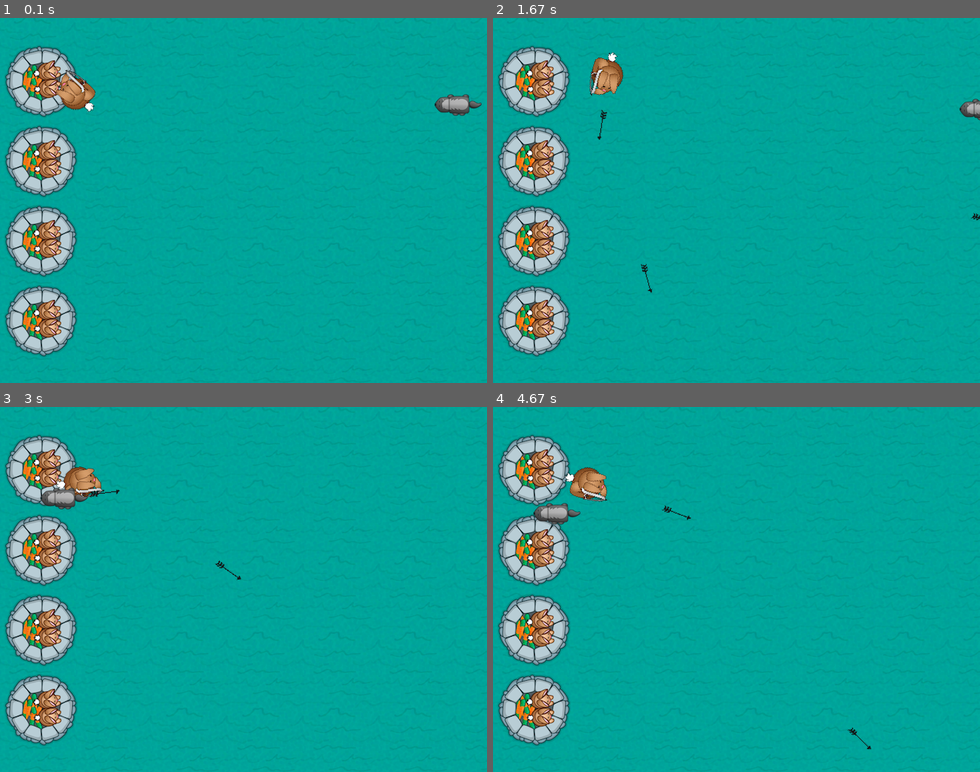
Above: before the commit, frames 1-4 (two rows, left to right).
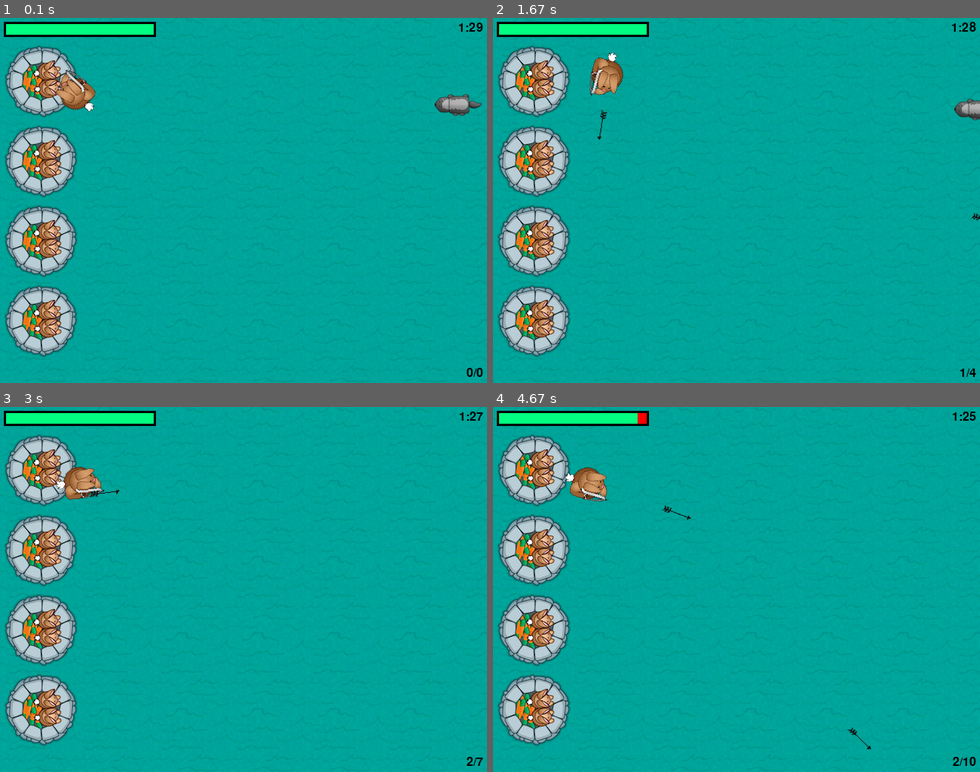
Above: after the commit, the same moments.

Repository: TAE-WOO/pyGame
Game: pygame game, started from bunny game/test.py
Same seed, same stepped clock (60 frames per second), same inputs: the game is played once before the commit and once after it.
Inputs (mouse positions are in pixels of both pictures, inside the frame that each line leads up to):
- Up to frame 1 (0.1 s): no input
- Up to frame 2 (1.67 s): click (736, 200) at 0.38 s; hold D 0.67-1.13 s; click (892, 189) at 0.75 s; hold W 1.17-1.47 s; click (619, 204) at 1.25 s; hold D from 1.5 s (still down); click (585, 145) at 1.58 s
- Up to frame 3 (3 s): release D at 1.97 s; hold A 2-2.53 s; click (316, 461) at 2.08 s; hold S 2.57-2.87 s; click (301, 622) at 2.65 s; hold A from 2.9 s (still down); click (253, 465) at 2.98 s
- Up to frame 4 (4.67 s): release A at 3.3 s; hold W 3.33-3.7 s; click (561, 578) at 3.42 s; hold D 3.73-4.37 s; click (741, 629) at 3.82 s; hold S from 4.4 s (still down); click (721, 527) at 4.48 s

The runs differ from the first frame. In frame 1, 1.4% of the frame differs, in the area x 0-100%, y 1-99%; in frame 2, 1.6%; in frame 3, 1.8%; in frame 4, 1.8%.

Commit message:
add ignore file config

Diff:
--- /dev/null
+++ b/bunny game/setup.py
@@ -0,0 +1,25 @@
+"""
+This is a setup.py script generated by py2applet
+
+Usage:
+    python setup.py py2app
+"""
+
+from setuptools import setup
+
+APP = ['test.py']
+DATA_FILES = ["resources"]
+OPTIONS = {
+        'argv_emulation': True,
+        "packages" : ["pygame"]
+        }
+
+setup(
+    name="test_py2xxx",
+    description="py2app test application",
+    version="0.0.1",
+    app=APP,
+    data_files=DATA_FILES,
+    options={'py2app': OPTIONS},
+    setup_requires=['py2app'],
+)
--- a/bunny game/test.py
+++ b/bunny game/test.py
@@ -1,27 +1,47 @@
 # -*- coding:utf-8 -*-
-import pygame
-import math
-import random
+import pygame, math, random, sys
+# import math
+# import random
 
 pygame.init()
+pygame.mixer.init()
 width, height = 640, 480
 screen = pygame.display.set_mode((width, height))
 player_pos = [100, 100]
 accuracy = [0, 0]       # [적을 맞힌 횟수, 화살 발사 횟수]
 arrows = []     # [화살 각도, 화살 x좌표, 화살 y좌표]
 keys = [False, False, False, False]
-badguys = [[640, 100]]
-badtimer = 100
-badtimer1 = 0
+shoot_speed = 10
+badgers = [[640, 100]]
+badTimer = 100
+badTimer1 = 0
+healthValue = 194
 player = pygame.image.load("resources/images/dude.png")
 grass = pygame.image.load("resources/images/grass.png")
 castle = pygame.image.load("resources/images/castle.png")
 arrow = pygame.image.load("resources/images/bullet.png")
-badguyimg = pygame.image.load("resources/images/badguy.png")
-
-while True:
+badgerImg = pygame.image.load("resources/images/badguy.png")
+healthBar = pygame.image.load("resources/images/healthbar.png")
+health = pygame.image.load("resources/images/health.png")
+gameOver = pygame.image.load("resources/images/gameover.png")
+youWin = pygame.image.load("resources/images/youwin.png")
+
+hit = pygame.mixer.Sound("resources/audio/explode.wav")
+enemy = pygame.mixer.Sound("resources/audio/enemy.wav")
+shoot = pygame.mixer.Sound("resources/audio/shoot.wav")
+hit.set_volume(0.05)
+enemy.set_volume(0.05)
+shoot.set_volume(0.05)
+pygame.mixer.music.load("resources/audio/moonlight.wav")
+pygame.mixer.music.play(-1, 0.0)    # play(loops=0, start=0.0) -> default
+pygame.mixer.music.set_volume(0.25)
+
+running = 1
+exitcode = 0
+
+while running:
+    badTimer -= 1
     screen.fill(0)
-    badtimer -= 1
     for x in range(width//grass.get_width()+1):
         for y in range(height//grass.get_height()+1):
             screen.blit(grass, (x*100, y*100))
@@ -30,16 +50,18 @@
     screen.blit(castle, (0, 240))
     screen.blit(castle, (0, 345))
 
+    # Set player position and rotation
     mouse_pos = pygame.mouse.get_pos()
     angle = math.atan2(-mouse_pos[1]+player_pos[1], mouse_pos[0]-player_pos[0])
     player_rot = pygame.transform.rotate(player, angle*(180/math.pi))
     player_rot_pos = (player_pos[0]-player_rot.get_rect().width/2, player_pos[1]-player_rot.get_rect().height/2)
     screen.blit(player_rot, player_rot_pos)
 
+    # Draw arrow
     index = 0
     for bullet in arrows:
-        velx = math.cos(bullet[0])*10
-        vely = math.sin(bullet[0])*10
+        velx = math.cos(bullet[0]) * shoot_speed    # speed is hypotenuse
+        vely = math.sin(bullet[0]) * shoot_speed
         bullet[1] += velx
         bullet[2] -= vely
 
@@ -47,35 +69,74 @@
             arrows.pop(index)
         index += 1
 
+    # arrow rotation
     for projectile in arrows:
         arrow_rot = pygame.transform.rotate(arrow, projectile[0]*(180/math.pi))
         screen.blit(arrow_rot, (projectile[1], projectile[2]))
 
-    if badtimer == 0:
-        badguys.append([640, random.randint(50, 420)])
-        badtimer = 100 - badtimer1*2
-        if badtimer1 > 35:
-            badtimer1 = 30
+    # create badgers
+    if badTimer == 0:
+        badgers.append([640, random.randint(50, 420)])
+        badTimer = 100 - badTimer1*2
+        if badTimer1 > 35:
+            badTimer1 = 30
         else:
-            badtimer1 += 5
-
+            badTimer1 += 5
+
+    # Attack castle
     index = 0
-    for badguy in badguys:
-        if badguy[0] < -64:
-            badguys.pop(index)
-        badguy[0] -= 7
+    for badger in badgers:
+        badrect = pygame.Rect(badgerImg.get_rect())
+        badrect.left = badger[0]
+        badrect.top = badger[1]
+        if badrect.left < 64:
+            hit.play()
+            healthValue -= random.randint(5, 20)
+            badgers.pop(index)
+        badger[0] -= 7
+
+        # check for collisions
+        index1 = 0
+        for bullet in arrows:
+            bullrect = pygame.Rect(arrow.get_rect())
+            bullrect.left = bullet[1]
+            bullrect.top = bullet[2]
+            if bullrect.colliderect(badrect):       # colliderect is colltion method
+                enemy.play()
+                accuracy[0] += 1
+                arrows.pop(index1)
+                badgers.pop(index)
+            index1 += 1
 
     index += 1
 
-    for badguy in badguys:
-        screen.blit(badguyimg, badguy)
+    for badger in badgers:
+        screen.blit(badgerImg, badger)
+
+    # Draw clock
+    font = pygame.font.Font(None, 24)
+    survivedText = font.render(str((90000-pygame.time.get_ticks())//60000)+":"
+                               + str((90000-pygame.time.get_ticks())//1000 % 60).zfill(2), True, (0, 0, 0))
+    textRect = survivedText.get_rect()
+    textRect.topright = [635, 5]
+    screen.blit(survivedText, textRect)
+
+    # Draw healthBar
+    screen.blit(healthBar, (5, 5))
+    for health1 in range(healthValue):
+        screen.blit(health, (health1+8, 8))
+
+    accuracyText = font.render(str(accuracy[0])+"/"+str(accuracy[1]), True, (0, 0, 0))
+    accuracyTextRect = accuracyText.get_rect()
+    accuracyTextRect.bottomright = (635, 475)
+    screen.blit(accuracyText, accuracyTextRect)
 
     pygame.display.flip()
 
     for event in pygame.event.get():
         if event.type == pygame.QUIT:
             pygame.quit()
-            exit(0)
+            sys.exit()
         if event.type == pygame.KEYDOWN:
             if event.key == pygame.K_w:
                 keys[0] = True
@@ -95,6 +156,7 @@
             elif event.key == pygame.K_d:
                 keys[3] = False
 
+        # Move player
         if keys[0]:
             player_pos[1] -= 5
         elif keys[1]:
@@ -105,6 +167,7 @@
             player_pos[0] += 5
 
         if event.type == pygame.MOUSEBUTTONDOWN:
+            shoot.play()
             mouse_pos = pygame.mouse.get_pos()
             accuracy[1] += 1
             arrows.append([
@@ -112,3 +175,42 @@
                 player_rot_pos[0]+32,
                 player_rot_pos[1]+32
             ])
+
+    # Win/Lose check
+    if healthValue <= 0:
+        running = 0
+        exitcode = 1
+    if pygame.time.get_ticks() >= 90000:
+        running = 0
+        exitcode = 0
+    if accuracy[1] != 0:
+        accuracyRate = accuracy[0]/accuracy[1]*100.0
+    else:
+        accuracyRate = 0
+
+#  Win/Lose display
+if exitcode == 1:
+    pygame.init()
+    font = pygame.font.Font(None, 24)
+    text = font.render("Accuracy : " + format(accuracyRate, ".2f") + "%", True, (0, 0, 0))
+    textRect = text.get_rect()
+    textRect.centerx = screen.get_rect().centerx
+    textRect.centery = screen.get_rect().centery + 24
+    screen.blit(gameOver, (0, 0))
+    screen.blit(text, textRect)
+else:
+    pygame.init()
+    font = pygame.font.Font(None, 24)
+    text = font.render("Accuracy : " + format(accuracyRate, ".2f") + "%", True, (0, 0, 0))
+    textRect = text.get_rect()
+    textRect.centerx = screen.get_rect().centerx
+    textRect.centery = screen.get_rect().centery + 24
+    screen.blit(youWin, (0, 0))
+    screen.blit(text, textRect)
+
+while 1:
+    for event in pygame.event.get():
+        if event.type == pygame.QUIT:
+            pygame.quit()
+            sys.exit()
+    pygame.display.flip()
Binary file removed: bunny game/resources/images/._bullet.png
Binary file removed: bunny game/resources/images/._gameover.png
Binary file removed: bunny game/resources/images/._grass.png
Binary file removed: bunny game/resources/images/._health.png
Binary file removed: bunny game/resources/images/._healthbar.png
Binary file removed: bunny game/resources/images/._youwin.png
Binary file changed: bunny game/resources/images/badguy.png
Binary file changed: bunny game/resources/images/badguy2.png
Binary file changed: bunny game/resources/images/badguy3.png
Binary file changed: bunny game/resources/images/badguy4.png
Binary file changed: bunny game/resources/images/bullet.png
Binary file changed: bunny game/resources/images/castle.png
(and 8 more such lines)
